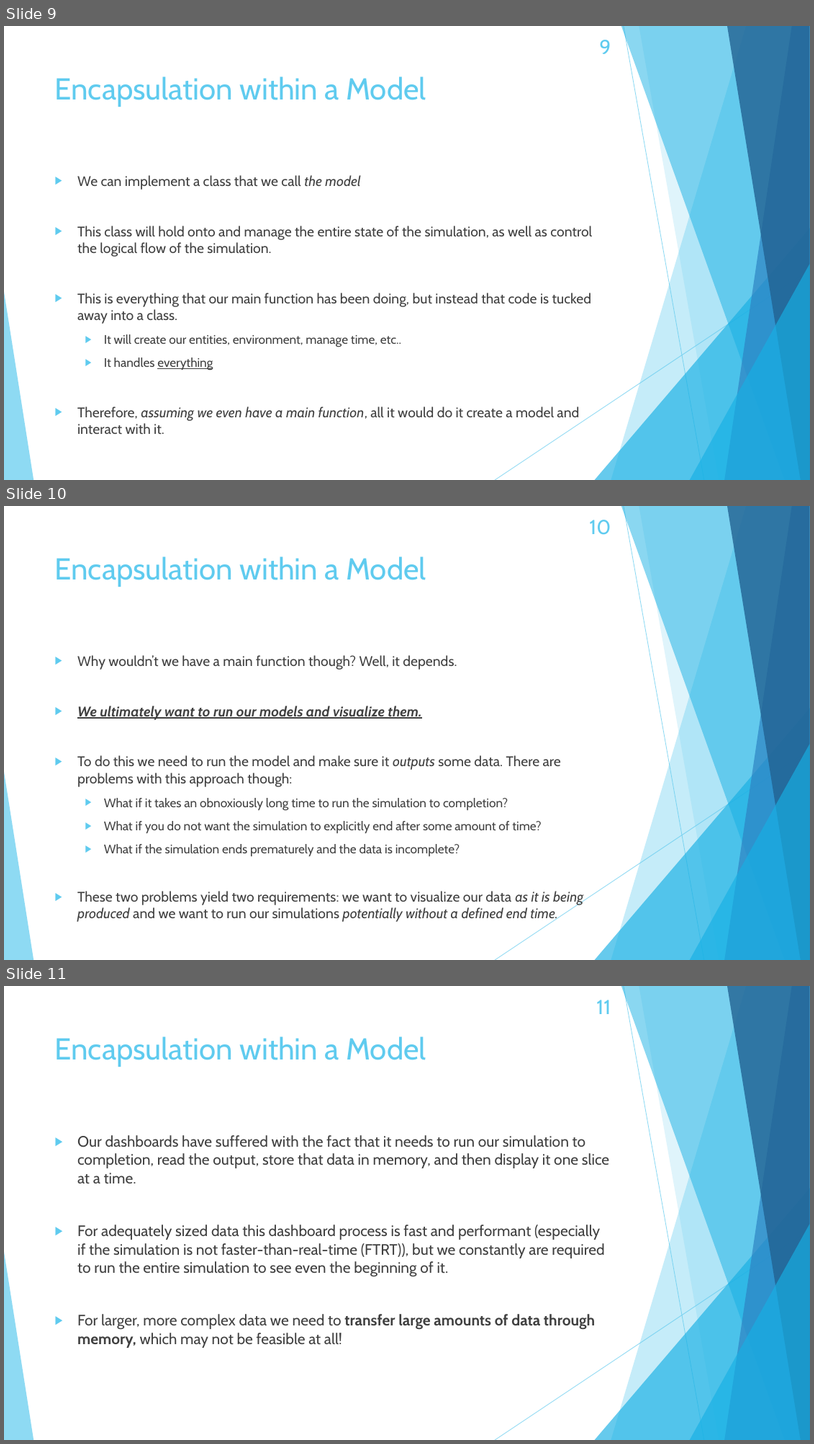
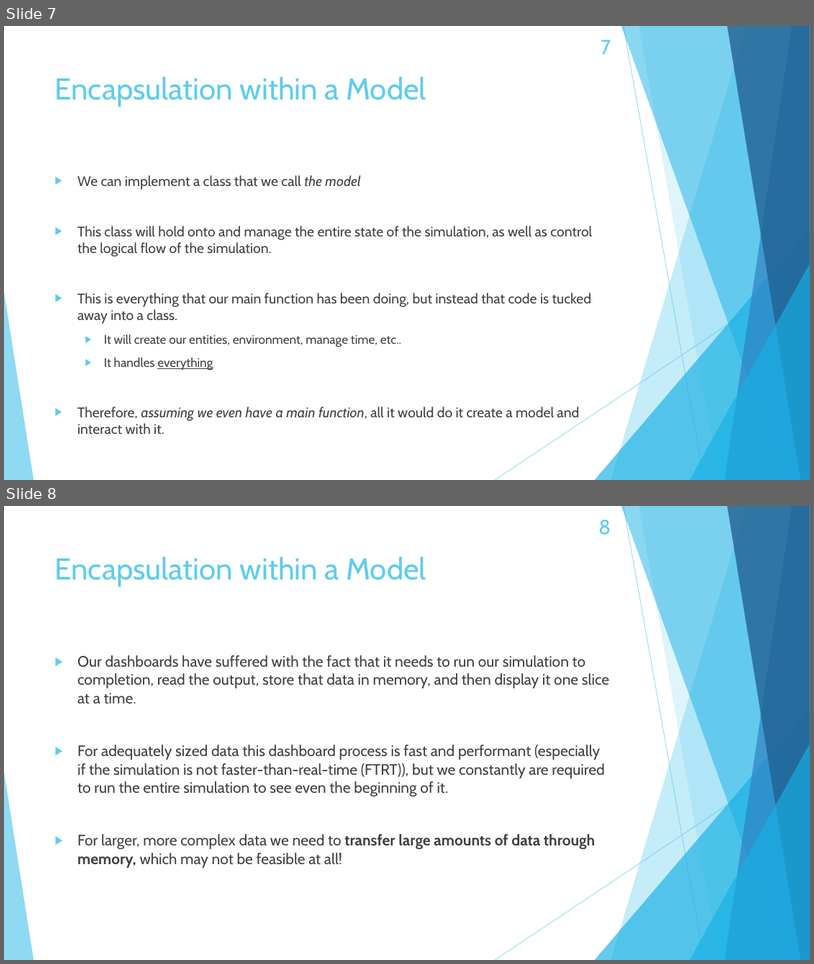
Before and after one commit to ruc-sci-comp/cpp-class-notes, a slide deck: class-09/Class 09.pptx. Shown one above the other, each under a label of ours: slides 9, 10 and 11 before the commit, slides 7 and 8 after it. The pictures are 814x1444 and 814x964 pixels, drawn with LibreOffice and Linux fonts; fonts in the diff are those of the drawing. Boxes give left, top, right and bottom in pixels: in the first picture for what was removed or moved away, otherwise in the second. Text is boxed around its words. In the diff, an @@ line names an element or a change of style, - is before the commit and + after.

```diff
--- a/class-09/Class 09.pptx
+++ b/class-09/Class 09.pptx
@@ slide 10 removed at box(4, 506, 810, 960), background #FFFFFF; not listed: 11 template elements that a slide beside it also shows @@
@@ title removed at box(55, 556, 426, 587) @@
-Encapsulation within a Model
@@ text removed at box(77, 655, 584, 922) @@
-▶ Why wouldn’t we have a main function though? Well, it depends.
-▶ We ultimately want to run our models and visualize them.
-▶ To do this we need to run the model and make sure it outputs some data. There are problems with this approach though:
-  ▶ What if it takes an obnoxiously long time to run the simulation to completion?
-  ▶ What if you do not want the simulation to explicitly end after some amount of time?
-  ▶ What if the simulation ends prematurely and the data is incomplete?
-▶ These two problems yield two requirements: we want to visualize our data as it is being produced and we want to run our simulations potentially without a defined end time.
@@ what was slide 9 is now slide 7 @@
@@ page number at box(601, 40, 611, 54): text changed @@
-9
+7
@@ what was slide 11 is now slide 8 @@
@@ page number at box(599, 520, 611, 535): text changed @@
-11
+8
```
Also in this commit, not shown: 1 slide changed, 2 other slides removed, 2 other files.
